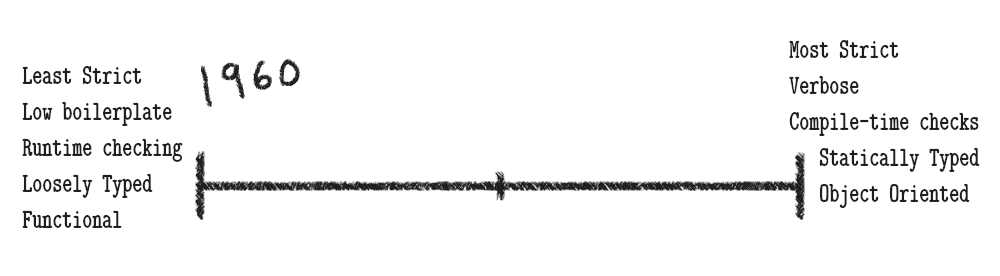
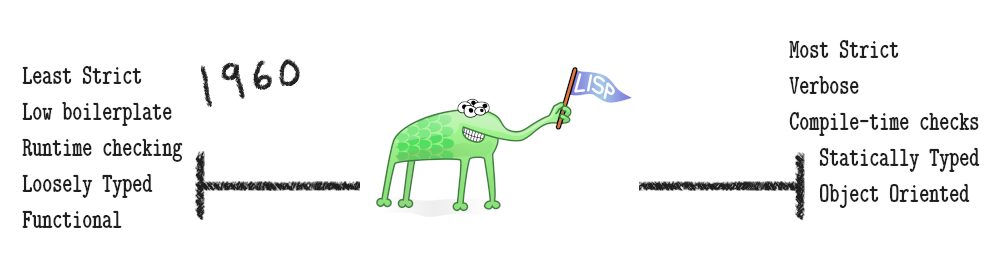
Comparing the layer stacks of the two 1000 x 276 images. Changes:
added layer "Pasted Layer #1" above "Pasted Layer" over [360, 67, 639, 217]
